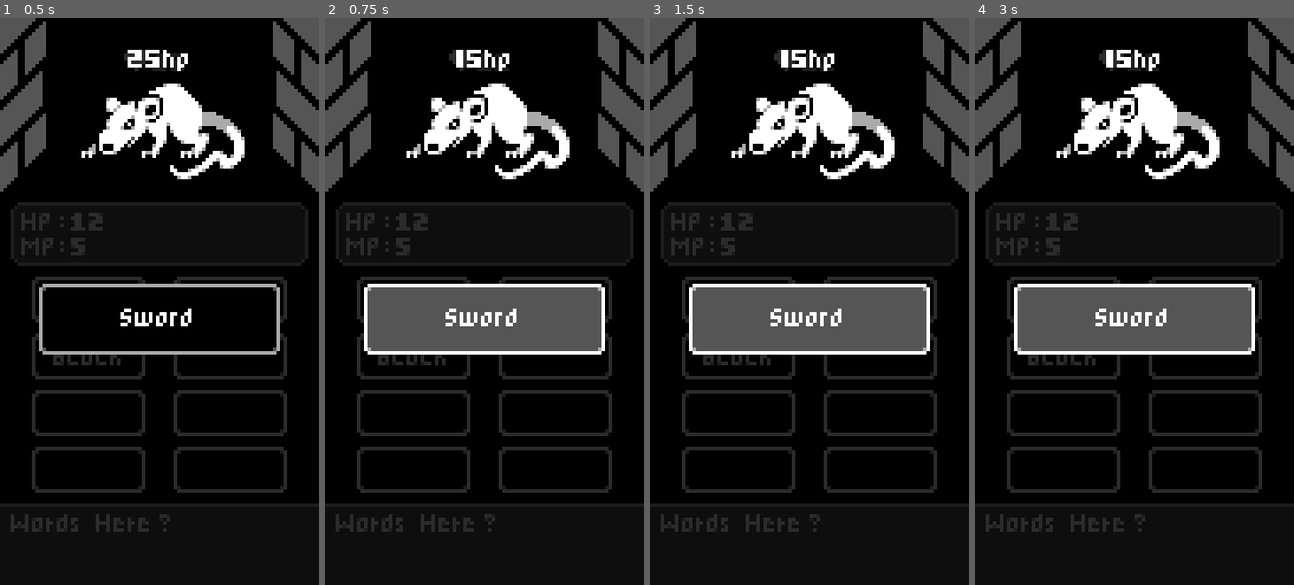
Above: before the commit, frames 1-4 (left to right).
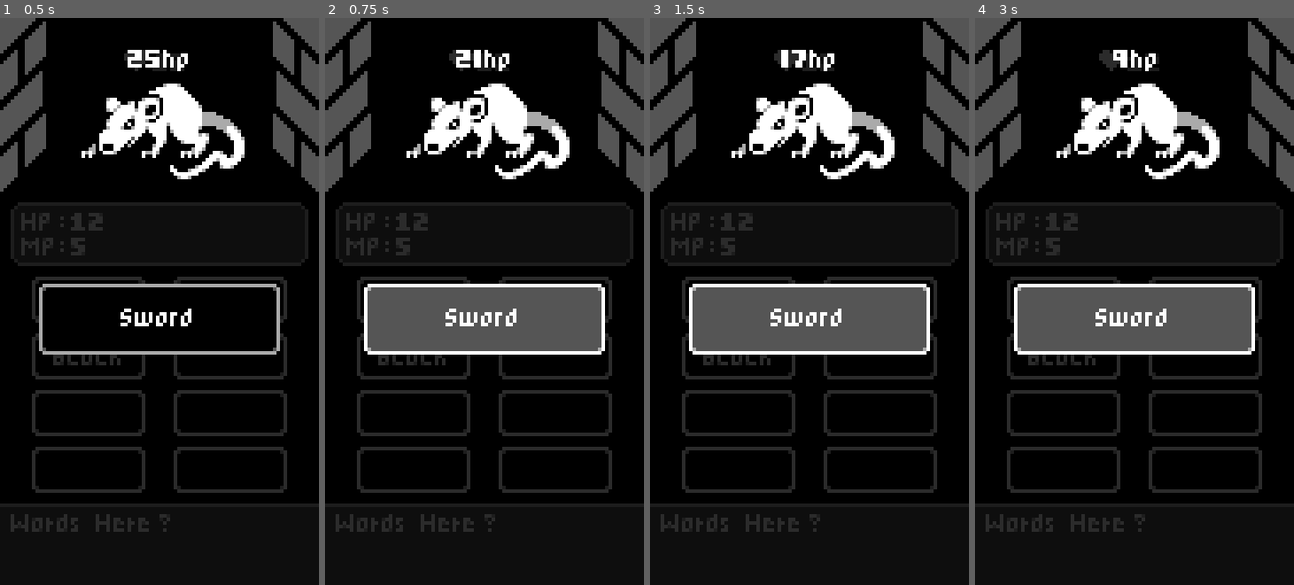
Above: after the commit, the same moments.

Repository: paulovgtb/mobile-rpg
Game: Godot game, scene res://battle.tscn
Two runs of this game, one before a commit and one after it. Both use one fixed random seed, a clock stepped at 60 frames per second and the inputs below.
Inputs:
- Up to frame 1 (0.5 s): no input
- Up to frame 2 (0.75 s): click "Sword" at 0.5 s
- Up to frame 3 (1.5 s): click "Sword" at 1.25 s
- Up to frame 4 (3 s): click "Sword" at 2 s; tap Enter at 2.75 s

Frame 1 is identical in both runs. In frame 2, less than 0.1% of the frame differs, in the area x 41-49%, y 5-9%; in frame 3, less than 0.1%; in frame 4, 0.4%, in the area x 41-58%, y 5-10%.

Commit message:
Improve on the attack logic

Diff:
--- /dev/null
+++ b/Enemy.gd
@@ -0,0 +1,9 @@
+extends Node2D
+
+var hp = 25 setget set_hp
+
+onready var hpLabel = $HPLabel
+
+func set_hp(new_hp):
+	hp = new_hp
+	hpLabel.text = str(hp) + "hp"
--- a/battle.gd
+++ b/battle.gd
@@ -1,6 +1,7 @@
 extends Node
 
 onready var hpLabel = $Enemy/HPLabel
+onready var enemy = $Enemy
 
 func _on_Sword_pressed():
-	hpLabel.text = "15hp"
+	enemy.hp -= 4
--- a/battle.tscn
+++ b/battle.tscn
@@ -1,9 +1,10 @@
-[gd_scene load_steps=5 format=2]
+[gd_scene load_steps=6 format=2]
 
 [ext_resource path="res://Images/Mobile RPG Mockup.png" type="Texture" id=1]
 [ext_resource path="res://Images/Rat.png" type="Texture" id=2]
 [ext_resource path="res://Images/Dungeon.png" type="Texture" id=3]
 [ext_resource path="res://battle.gd" type="Script" id=4]
+[ext_resource path="res://Enemy.gd" type="Script" id=5]
 
 [node name="Battle" type="Node"]
 script = ExtResource( 4 )
@@ -19,6 +20,7 @@
 
 [node name="Enemy" type="Node2D" parent="."]
 position = Vector2( 46, 32 )
+script = ExtResource( 5 )
 
 [node name="Sprit" type="Sprite" parent="Enemy"]
 texture = ExtResource( 2 )
